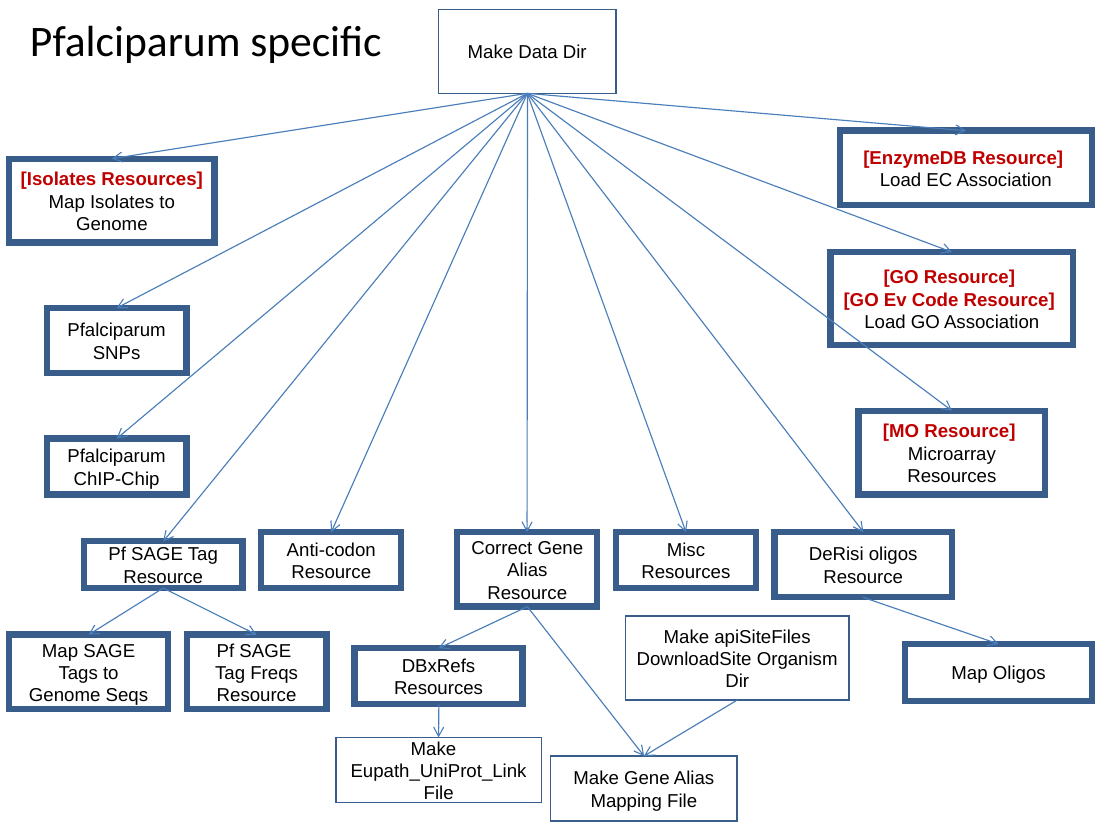
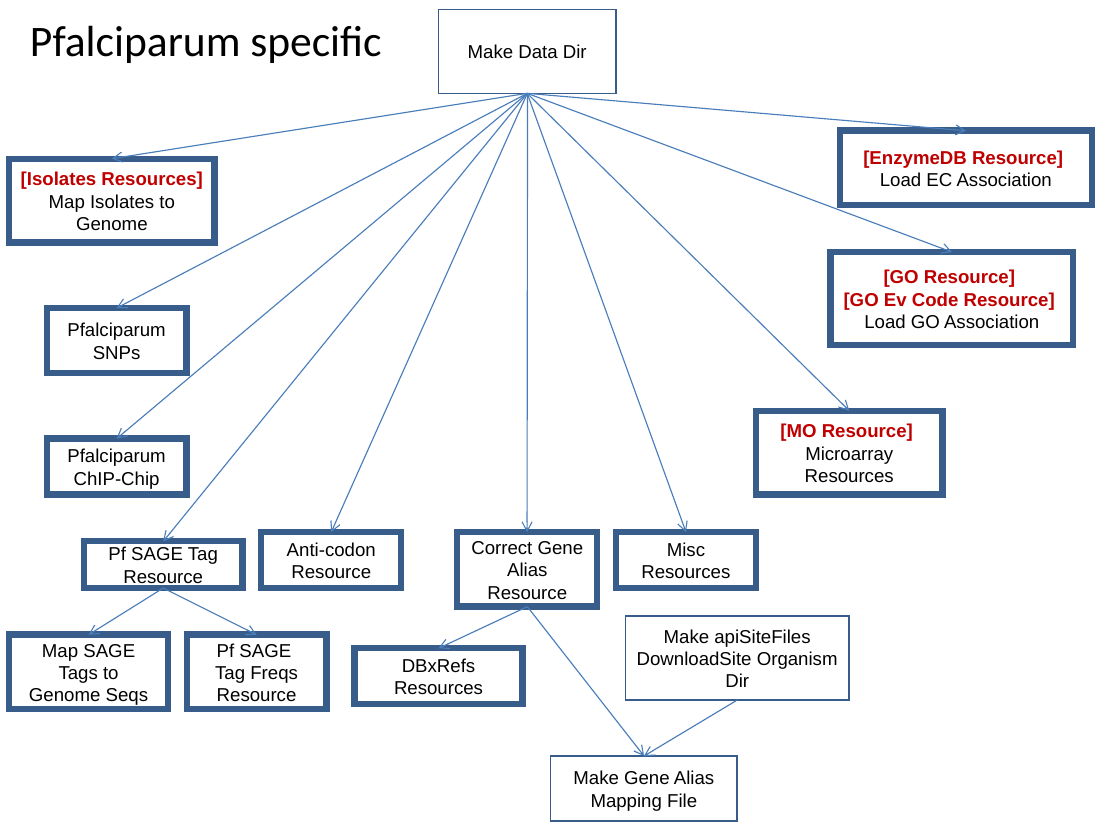
Before and after one commit to VEuPathDB/ApiCommonWorkflow, a slide deck: slide 10 of Main/doc/IntegratedWorkflow.ppt. Drawn at 1120x840 pixels with LibreOffice and Linux fonts; fonts in the diff are those of the drawing. Boxes give left, top, right and bottom in pixels: in the first picture for what was removed or moved away, otherwise in the second. Text is boxed around its words. In the diff, an @@ line names an element or a change of style, - is before the commit and + after.

```diff
--- a/Main/doc/IntegratedWorkflow.ppt
+++ b/Main/doc/IntegratedWorkflow.ppt
@@ arrow moved from (528, 93) - (952, 411) to (528, 93) - (849, 411) @@
@@ arrow removed from (528, 93) to (864, 532) @@
@@ rectangle "[MO Resource]": place and size @@
-rectangle "[MO Resource]" at bbox=[859, 411, 1046, 495]
+rectangle "[MO Resource]" at bbox=[756, 411, 943, 495]
@@ rectangle removed at bbox=[775, 532, 952, 597] @@
-DeRisi oligos
-Resource
@@ arrow removed from (864, 597) to (999, 644) @@
@@ rectangle removed at bbox=[905, 644, 1092, 701] @@
-Map Oligos
@@ arrow removed from (439, 704) to (439, 737) @@
@@ rectangle removed at bbox=[336, 737, 541, 802] @@
-Make
-Eupath_UniProt_Link File
```
Also in this commit, not shown: 2 other slides changed.
